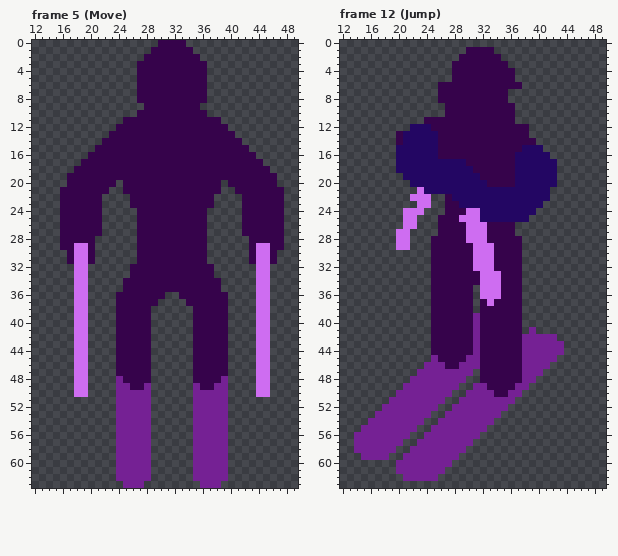
Two versions of one pixel-art file, Assets/Aseprite/PlayerExport.aseprite. Above, as it was before the edit.
64x64 pixels, 37 frames. Shown: frame 5 (Move): x 12..49, y 0..63; frame 12 (Jump): x 12..49, y 0..63. The commit also changed other frames, which this record leaves out.
Once edited:
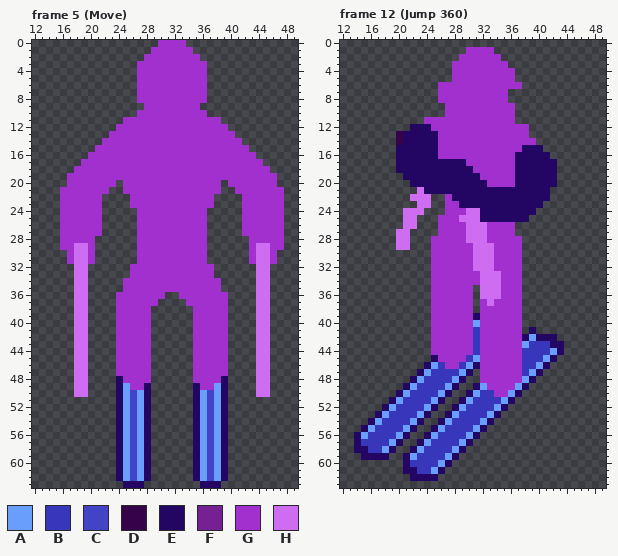
Palette (. is transparent): A #699efc  B #3837bc  C #4343c7  D #36034b  E #230663  F #752194  G #a230cf  H #ce6df1
Log entry: Export Temp buttons
The edit:
Changed rows in their new state; - is an unchanged pixel.
Frame 5 (Move), layers "Body", "Ski":
first column x 16:
 0 --------------GGGG--------------
 1 -------------GGGGGG-------------
 2 ------------GGGGGGGG------------
 3 -----------GGGGGGGGGG-----------
 4 -----------GGGGGGGGGG-----------
 5 -----------GGGGGGGGGG-----------
 6 -----------GGGGGGGGGG-----------
 7 -----------GGGGGGGGGG-----------
 8 -----------GGGGGGGGGG-----------
 9 ------------GGGGGGGG------------
10 -----------GGGGGGGGGG-----------
11 ---------GGGGGGGGGGGGGG---------
12 --------GGGGGGGGGGGGGGGG--------
13 -------GGGGGGGGGGGGGGGGGG-------
14 ------GGGGGGGGGGGGGGGGGGGG------
15 -----GGGGGGGGGGGGGGGGGGGGGG-----
16 ----GGGGGGGGGGGGGGGGGGGGGGGG----
17 ---GGGGGGGGGGGGGGGGGGGGGGGGGG---
18 --GGGGGGGGGGGGGGGGGGGGGGGGGGGG--
19 -GGGGGGGGGGGGGGGGGGGGGGGGGGGGGG-
20 -GGGGGGG-GGGGGGGGGGGGGG-GGGGGGG-
21 GGGGGGG--GGGGGGGGGGGGGG--GGGGGGG
22 GGGGGG----GGGGGGGGGGGG----GGGGGG
23 GGGGGG----GGGGGGGGGGGG----GGGGGG
24 GGGGGG-----GGGGGGGGGG-----GGGGGG
25 GGGGGG-----GGGGGGGGGG-----GGGGGG
26 GGGGGG-----GGGGGGGGGG-----GGGGGG
27 GGGGGG-----GGGGGGGGGG-----GGGGGG
28 GGGGG------GGGGGGGGGG------GGGGG
29 GG--G------GGGGGGGGGG------G--GG
30 -G--G------GGGGGGGGGG------G--G-
31 -G--G------GGGGGGGGGG------G--G-
32 ----------GGGGGGGGGGGG----------
33 ----------GGGGGGGGGGGG----------
34 ---------GGGGGGGGGGGGGG---------
35 ---------GGGGGGGGGGGGGG---------
36 --------GGGGGGG--GGGGGGG--------
37 --------GGGGGG----GGGGGG--------
38 --------GGGGG------GGGGG--------
39 --------GGGGG------GGGGG--------
40 --------GGGGG------GGGGG--------
41 --------GGGGG------GGGGG--------
42 --------GGGGG------GGGGG--------
43 --------GGGGG------GGGGG--------
44 --------GGGGG------GGGGG--------
45 --------GGGGG------GGGGG--------
46 --------GGGGG------GGGGG--------
47 --------GGGGG------GGGGG--------
48 --------EGGGG------GGGGE--------
49 --------EAGGE------EGGAE--------
50 --------EACAE------EACAE--------
51 --------EACAE------EACAE--------
52 --------EACAE------EACAE--------
53 --------EACAE------EACAE--------
54 --------EACAE------EACAE--------
55 --------EACAE------EACAE--------
56 --------EACAE------EACAE--------
57 --------EACAE------EACAE--------
58 --------EACAE------EACAE--------
59 --------EACAE------EACAE--------
60 --------EACAE------EACAE--------
61 --------EACAE------EACAE--------
62 --------EACAE------EACAE--------
63 ---------EEE--------EEE---------
Frame 12 (Jump 360), layers "Body", "Ski":
first column x 14:
 1 ----------------GGGG----------
 2 ---------------GGGGGG---------
 3 --------------GGGGGGGG--------
 4 --------------GGGGGGGGG-------
 5 --------------GGGGGGGGG-------
 6 ------------GGGGGGGGGGGG------
 7 ------------GGGGGGGGGG--------
 8 ------------GGGGGGGGGG--------
 9 -------------GGGGGGGGGG-------
10 -------------GGGGGGGGGG-------
11 ----------GGGGGGGGGGGGG-------
12 -----------GGGGGGGGGGGGGG-----
13 ------------GGGGGGGGGGGGG-----
14 ------------GGGGGGGGGGGGGG----
15 ------------GGGGGGGGGGGG------
16 ------------GGGGGGGGGGG-------
17 ----------------GGGGGGG-------
18 -----------------GGGGGG-------
19 ------------------GGGGG-------
20 -------------------GGGG-------
22 -------------G----------------
23 -------------GG---------------
24 -------------GGG--------------
25 ------------GGG---------------
26 ------------GGGG---GGGG-------
27 ------------GGGG---GGGG-------
28 -----------GGGGG---GGGGG------
29 -----------GGGGGG---GGGG------
30 -----------GGGGGG---GGGG------
31 -----------GGGGGG---GGGG------
32 -----------GGGGGG---GGGG------
33 -----------GGGGGGG---GGG------
34 -----------GGGGGGG---GGG------
35 -----------GGGGGG----GGG------
36 -----------GGGGGG----GGG------
37 -----------GGGGGG-G-GGGG------
38 -----------GGGGGG-GGGGGG------
39 -----------GGGGGGEGGGGGG------
40 -----------GGGGGGAGGGGGG------
41 -----------GGGGGGBGGGGGG-E----
42 -----------GGGGGGBGGGGGGEAEEE-
43 -----------GGGGGGBGGGGGGABBBEE
44 -----------GGGGGGBGGGGGGBBBBAE
45 -----------EGGGGBAGGGGGGBBBAE-
46 ----------EABGGBAEGGGGGGBBAE--
47 ---------EABBBBAE-GGGGGGBAE---
48 --------EABBBBAE--GGGGGGAE----
49 -------EABBBBAE--EAGGGGAE-----
50 ------EABBBBAE--EABBGGAE------
51 -----EABBBBAE--EABBBBAE-------
52 ----EABBBBAE--EABBBBAE--------
53 ---EABBBBAE--EABBBBAE---------
54 --EABBBBAE--EABBBBAE----------
55 -EABBBBAE--EABBBBAE-----------
56 EABBBBAE--EABBBBAE------------
57 EBBBBAE--EABBBBAE-------------
58 EEBBAE--EABBBBAE--------------
59 -EEEE--EABBBBAE---------------
60 ------.EBBBBAE----------------
61 ------.EEBBAE-----------------
62 -------.EEEE------------------
Boxes around the changes in both pictures, in picture pixels (x1, y1, x2, y2):
changed: (60, 40, 284, 488)
changed: (354, 47, 564, 481)
